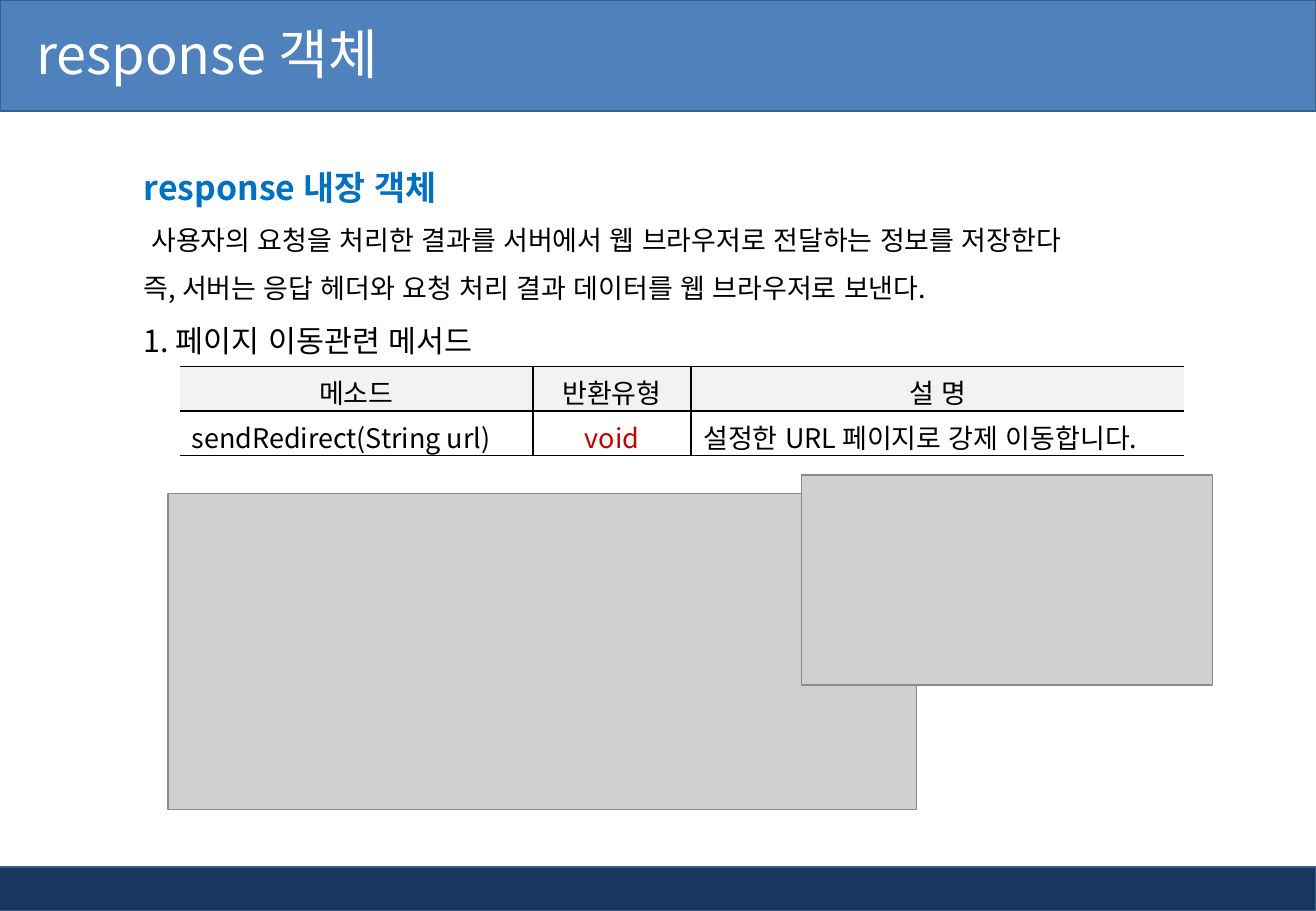
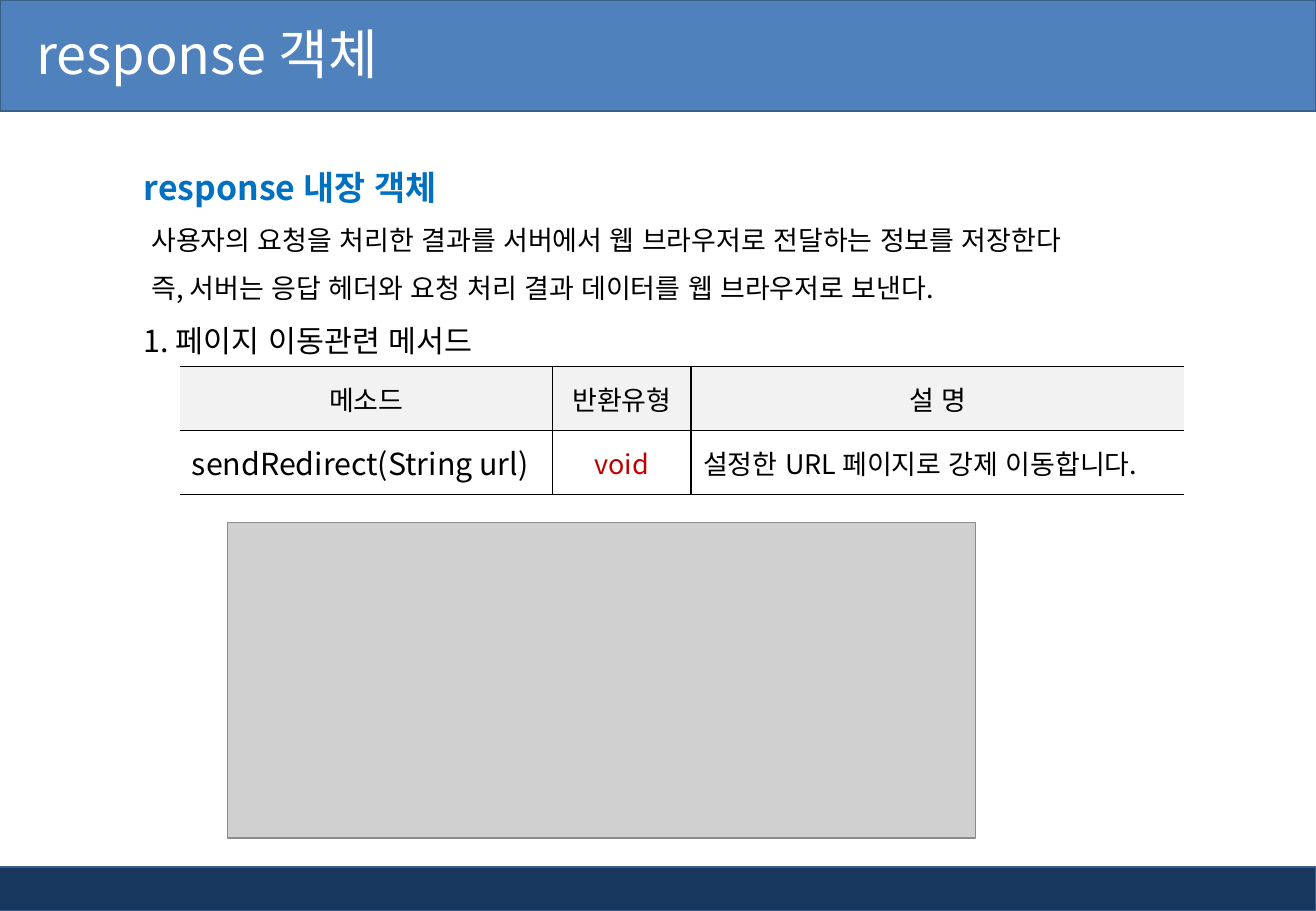
Before and after one commit to pshho/ngreen_project, a slide deck: slide 12 of jspWorks/자료/jsp_ppt/3장. jsp 내장 객체 및 폼.pptx (slide 11 before the commit). Drawn at 1316x911 pixels with LibreOffice and Linux fonts; fonts in the diff are those of the drawing; grey boxes stand for pictures; background and template pictures are left out. Boxes give left, top, right and bottom in pixels: in the first picture for what was removed or moved away, otherwise in the second. Text is boxed around its words. In the diff, an @@ line names an element or a change of style, - is before the commit and + after.

```diff
--- a/jspWorks/자료/jsp_ppt/3장. jsp 내장 객체 및 폼.pptx
+++ b/jspWorks/자료/jsp_ppt/3장. jsp 내장 객체 및 폼.pptx
@@ table at box(180, 367, 1185, 496) @@
@@ size 16 to 18 pt in "sendRedirect(String url)" @@
@@ picture removed at box(802, 475, 1214, 685) @@
@@ picture: place and size @@
-picture at box(168, 493, 916, 809)
+picture at box(227, 523, 976, 838)
```
Also in this commit, not shown: 9 other slides changed, 1 slide added, 24 other files.
